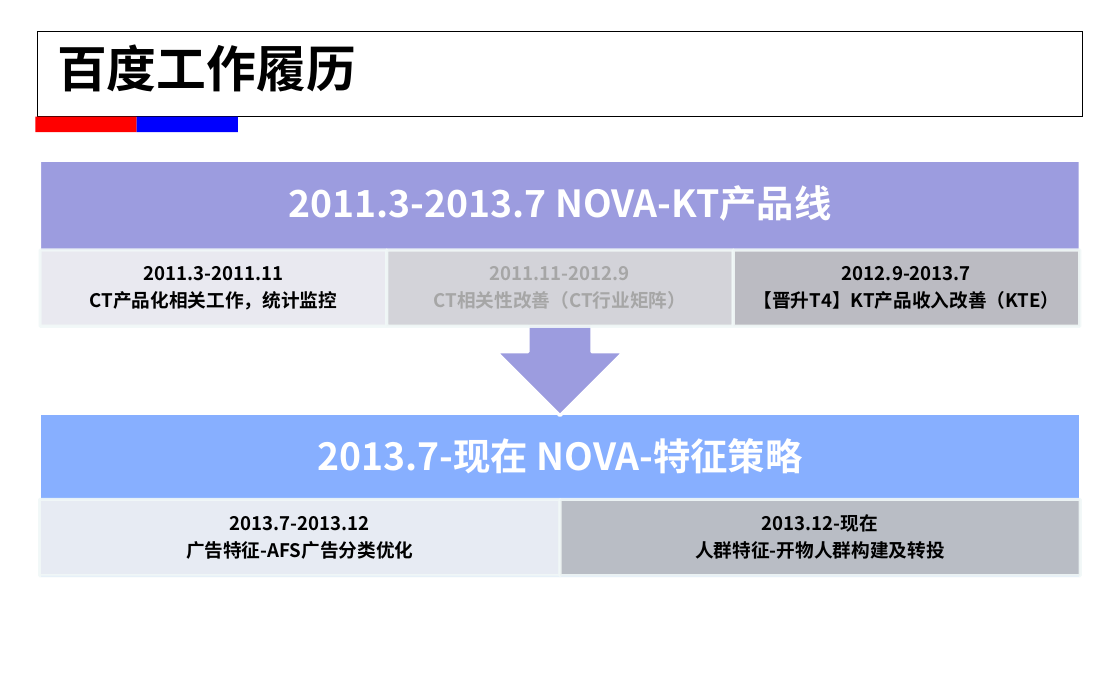
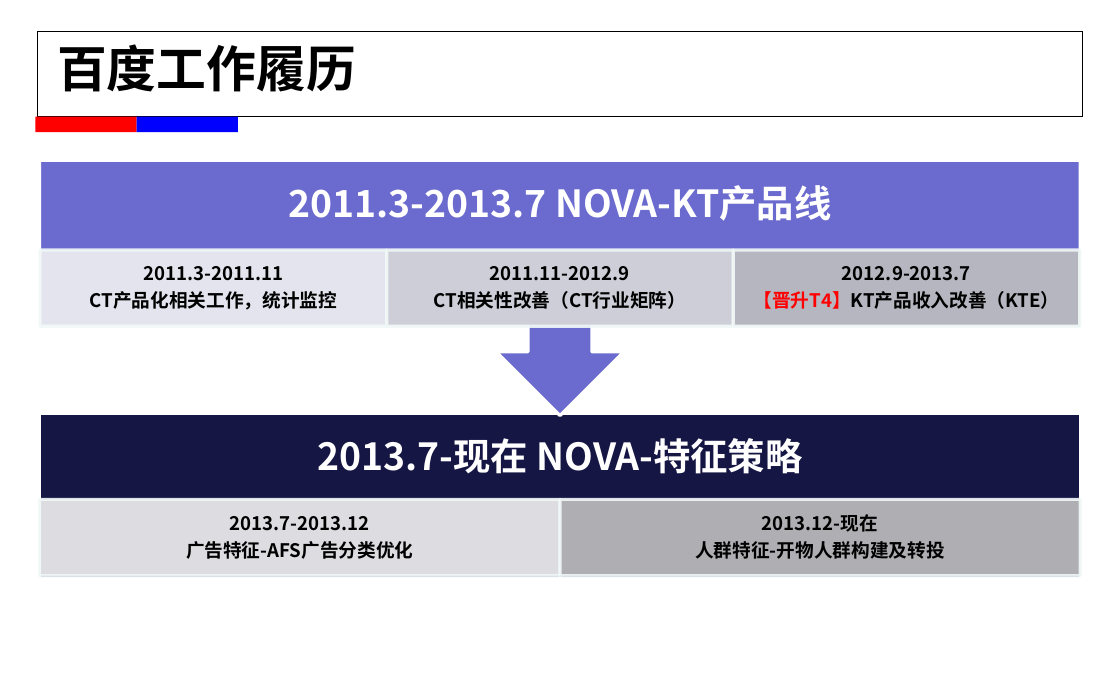
Before and after one commit to alexxyjiang/baidu-tech-report, a slide deck: slide 2 of For T5/蒋学渊_2015年春工作述职.pptx. Drawn at 1120x700 pixels with LibreOffice and Linux fonts; fonts in the diff are those of the drawing; background and template pictures are left out. Boxes give left, top, right and bottom in pixels: in the first picture for what was removed or moved away, otherwise in the second. Text is boxed around its words. In the diff, an @@ line names an element or a change of style, - is before the commit and + after.

```diff
--- a/For T5/蒋学渊_2015年春工作述职.pptx
+++ b/For T5/蒋学渊_2015年春工作述职.pptx
@@ up arrow callout at (39, 160, 1080, 416): fill #9C9CDF to #6B6BCF @@
@@ text "2011.11-2012.9" at (434, 266, 686, 309): text colour #A6A6A6 to #000000 @@
@@ text at (754, 291, 1060, 309): text colour #000000 to #FF0000 in "【晋升T4】KT产品收入改善（KTE）" @@
@@ rectangle at (39, 413, 1080, 579): fill #87AFFF to #171745 @@
```
Also in this commit, not shown: 7 other slides changed, 2 slides added, 3 slides removed, 2 other files.
